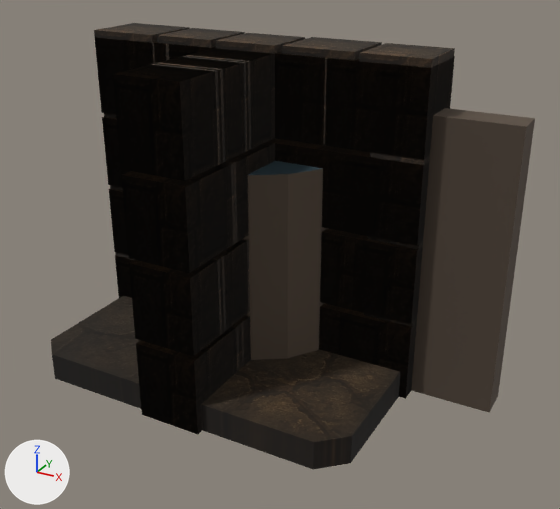
Two versions of the glTF model web/assets3d/room_slice.glb, one commit apart.
Rendered twice from a camera (50 mm lens) standing at (1.066, -1.837, 1.224) and looking at (0.094, -0.069, 0.34). The axes (+X, +Y, +Z) are drawn at lower left. The lights are the same throughout. The older version comes first. Vertices at exactly the same position are counted once.

Before the edit, the objects in view are built like this:
```python
me_mesh_room_door_leaf = bpy.data.meshes.new('mesh_ROOM_door_leaf')
me_mesh_room_door_leaf.from_pydata(...)  # a box spanning x 0.0..0.72, y -0.045..0.045, z 0.0..0.78
me_mesh_room_door_leaf.materials.append(mat_wood_current)
me_mesh_room_floor_a = bpy.data.meshes.new('mesh_ROOM_floor_a')
me_mesh_room_floor_a.from_pydata(...)  # 16 vertices, 28 faces; spans x -0.48..0.48, y -0.48..0.48, z 0.0..0.08
me_mesh_room_floor_a.materials.append(mat_floor_current)
me_mesh_room_floor_b = bpy.data.meshes.new('mesh_ROOM_floor_b')
me_mesh_room_floor_b.from_pydata(...)  # 16 vertices, 28 faces; spans x -0.46..0.46, y -0.47..0.47, z 0.0..0.065
me_mesh_room_floor_b.materials.append(mat_floor_current)
me_mesh_room_prop_barrel = bpy.data.meshes.new('mesh_ROOM_prop_barrel')
me_mesh_room_prop_barrel.from_pydata(...)  # a 16-sided cylinder along z spanning x -0.25..0.25, y -0.25..0.25, z 0.0..0.62
me_mesh_room_prop_barrel.materials.append(mat_wood_current)
me_mesh_room_wall_end = bpy.data.meshes.new('mesh_ROOM_wall_end')
me_mesh_room_wall_end.from_pydata(...)  # 108 vertices, 168 faces; spans x -0.09..0.5, y -0.09..0.09, z 0.0..0.9
me_mesh_room_wall_end.materials.append(mat_stone_current)
ob_room_door_leaf = bpy.data.objects.new('ROOM_door_leaf', me_mesh_room_door_leaf)
ob_room_door_leaf.location = (0.0, 0.0, 0.0)
ob_room_floor_a = bpy.data.objects.new('ROOM_floor_a', me_mesh_room_floor_a)
ob_room_floor_a.location = (0.0, 0.0, 0.0)
ob_room_floor_b = bpy.data.objects.new('ROOM_floor_b', me_mesh_room_floor_b)
ob_room_floor_b.location = (0.0, 0.0, 0.0)
ob_room_prop_barrel = bpy.data.objects.new('ROOM_prop_barrel', me_mesh_room_prop_barrel)
ob_room_prop_barrel.location = (0.0, 0.0, 0.0)
ob_room_wall_end = bpy.data.objects.new('ROOM_wall_end', me_mesh_room_wall_end)
ob_room_wall_end.location = (0.0, 0.0, 0.0)
# also in view: 'ROOM_wall_inside' at (0.205, -0.205, 0.45); 'ROOM_wall_outside' at (0.0, -0.205, 0.45); 'ROOM_door_frame' at (0.0, 0.0, 0.46); 'ROOM_wall_straight' at (0.0, 0.0, 0.45)
```
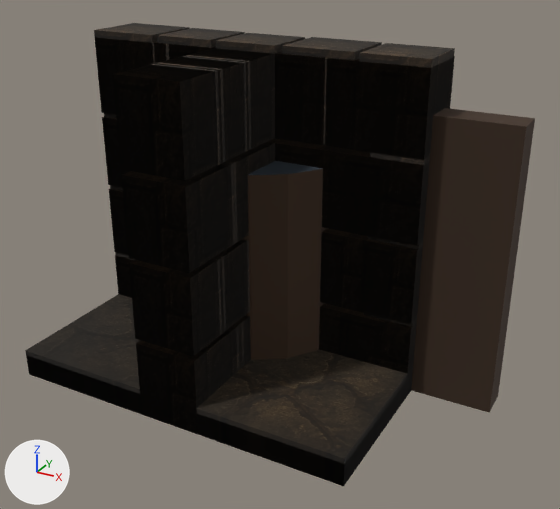
The change in detail:
me_mesh_room_door_leaf has 8 vertices, 12 faces and spans x 0.0..0.72, y -0.045..0.045, z 0.0..0.78.
me_mesh_room_door_leaf is used by ob_room_door_leaf; location (0.0, 0.0, 0.0).
me_mesh_room_door_leaf part 1: 6 faces centred in x 0.0..0.72, y -0.015..0.045, z 0.26..0.52 are repainted in the vertex colours; the middle colour goes from light grey #cbc1b7 to brown #95775a.
me_mesh_room_door_leaf part 2: 4 faces centred in x 0.24..0.48, y -0.045..0.015, z 0.0..0.52 are repainted in the vertex colours; the middle colour goes from light grey #bfb6ac to brown #8b7055.
me_mesh_room_door_leaf part 3: 2 faces centred in x 0.24..0.48, y -0.015..0.015, z 0.78 are repainted in the vertex colours; the middle colour goes from pale yellow #dad1c5 to brown #9e8165.
me_mesh_room_floor_a is used by ob_room_floor_a; location (0.0, 0.0, 0.0).
me_mesh_room_floor_a had 16 vertices, 28 faces and spanned x -0.48..0.48, y -0.48..0.48, z 0.0..0.08.
me_mesh_room_floor_a now has 8 vertices, 12 faces and spans x -0.5..0.5, y -0.5..0.5, z 0.0..0.08.
me_mesh_room_floor_a part 4: the whole mesh is rebuilt.
me_mesh_room_floor_b is used by ob_room_floor_b; location (0.0, 0.0, 0.0).
me_mesh_room_floor_b had 16 vertices, 28 faces and spanned x -0.46..0.46, y -0.47..0.47, z 0.0..0.065.
me_mesh_room_floor_b now has 8 vertices, 12 faces and spans x -0.5..0.5, y -0.5..0.5, z 0.0..0.065.
me_mesh_room_floor_b part 5: the whole mesh is rebuilt.
me_mesh_room_prop_barrel has 32 vertices, 60 faces and spans x -0.25..0.25, y -0.25..0.25, z 0.0..0.62.
me_mesh_room_prop_barrel is used by ob_room_prop_barrel; location (0.0, 0.0, 0.0).
me_mesh_room_prop_barrel part 6: 28 faces centred in x -0.244..0.244, y -0.244..0.244, z 0.0..0.413 are repainted in the vertex colours; the middle colour goes from pale yellow #d0c6bc to brown #987a5d.
me_mesh_room_prop_barrel part 7: 18 faces centred in x -0.244..0.244, y -0.244..0.244, z 0.207..0.413 are repainted in the vertex colours; the middle colour goes from light grey #c6bcb2 to brown #917458.

Pixel boxes [x1, y1, x2, y2] of what changed, in the pictures (560 x 509 px):
'ROOM_floor_a', reshaped (11% wider, 10% taller): before [51, 296, 400, 470]; after [25, 294, 412, 486]
'ROOM_floor_b', reshaped (not visible before): after [26, 355, 412, 486]
part 1 of me_mesh_room_door_leaf, edited (looks the same): [490, 119, 535, 411] in both
part 2 of me_mesh_room_door_leaf, recoloured: [411, 116, 526, 412] in both
part 3 of me_mesh_room_door_leaf, recoloured: [433, 108, 535, 127] in both
part 6 of me_mesh_room_prop_barrel, recoloured: [246, 169, 322, 360] in both
part 7 of me_mesh_room_prop_barrel, recoloured: [250, 169, 324, 360] in both
'ROOM_wall_end', unchanged, uncovered by the edit: before [275, 52, 430, 396]; after [240, 50, 431, 397]
